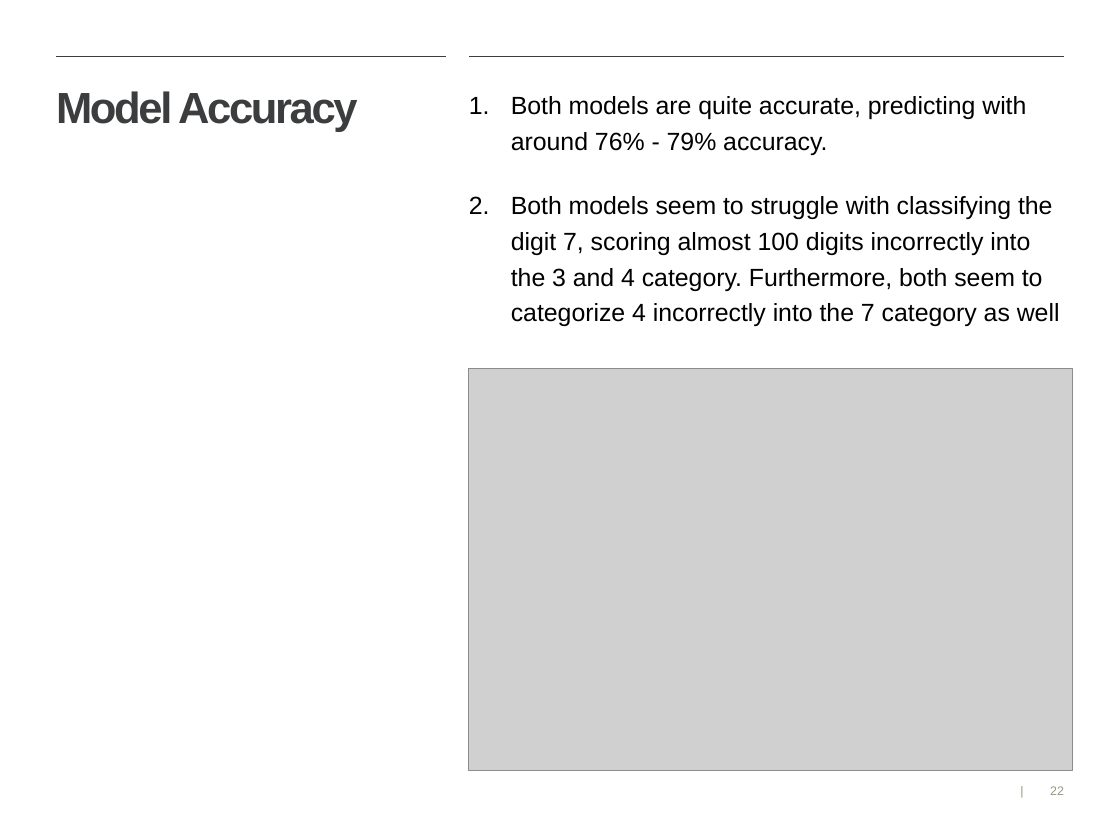
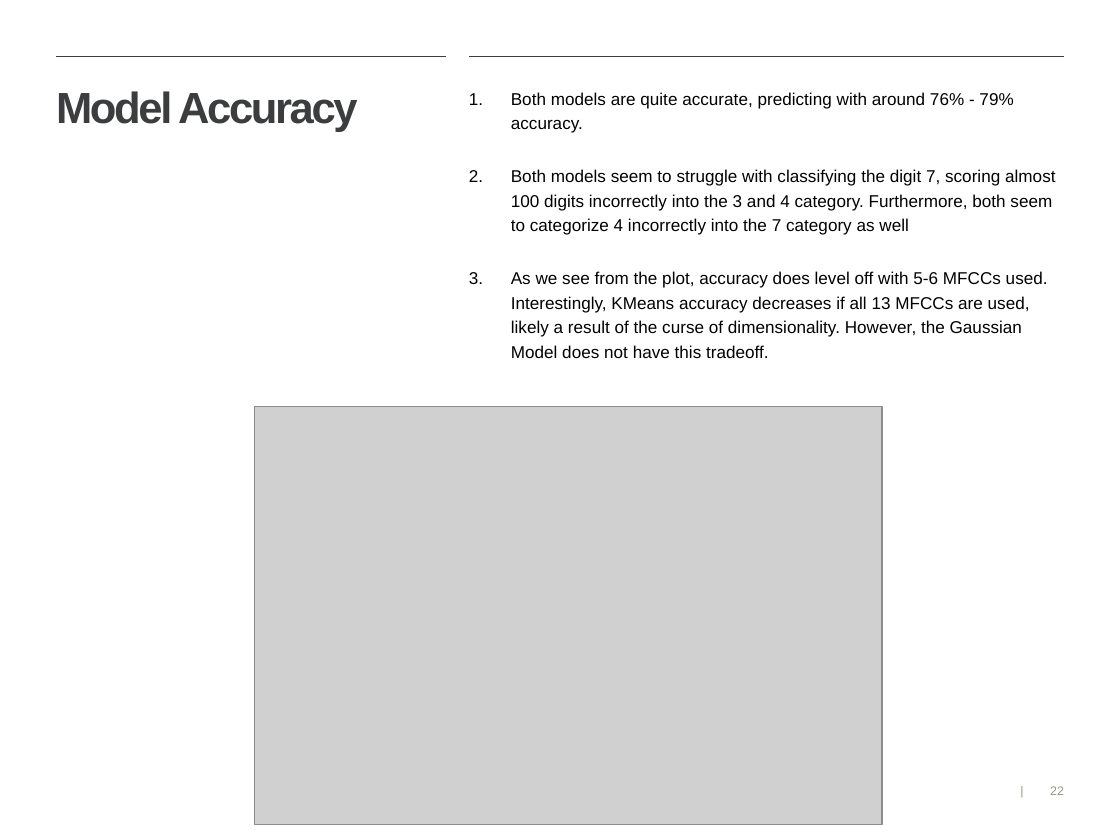
Before and after one commit to SW386/digit-prediction, a slide deck: slide 22 of Digit Prediction SlideDoc.pptx. Drawn at 1120x840 pixels with LibreOffice and Linux fonts; fonts in the diff are those of the drawing; grey boxes stand for pictures; background and template pictures are left out. Boxes give left, top, right and bottom in pixels: in the first picture for what was removed or moved away, otherwise in the second. Text is boxed around its words. In the diff, an @@ line names an element or a change of style, - is before the commit and + after.

Commit message:
completed project

```diff
--- a/Digit Prediction SlideDoc.pptx
+++ b/Digit Prediction SlideDoc.pptx
@@ text at (x1=511, y1=92, x2=1055, y2=235): size 16 to 11 pt in "Both models are quite accurate, predicting with ...", "Both models seem to struggle with classifying ..." @@
@@ text at (x1=511, y1=271, x2=1048, y2=358): paragraph added @@
+3. As we see from the plot, accuracy does level off with 5-6 MFCCs used. Interestingly, KMeans accuracy decreases if all 13 MFCCs are used, likely a result of the curse of dimensionality. However, the Gaussian Model does not have this tradeoff.
@@ picture removed at (x1=469, y1=368, x2=1073, y2=771) @@
@@ picture added at (x1=254, y1=407, x2=881, y2=825) @@
```
